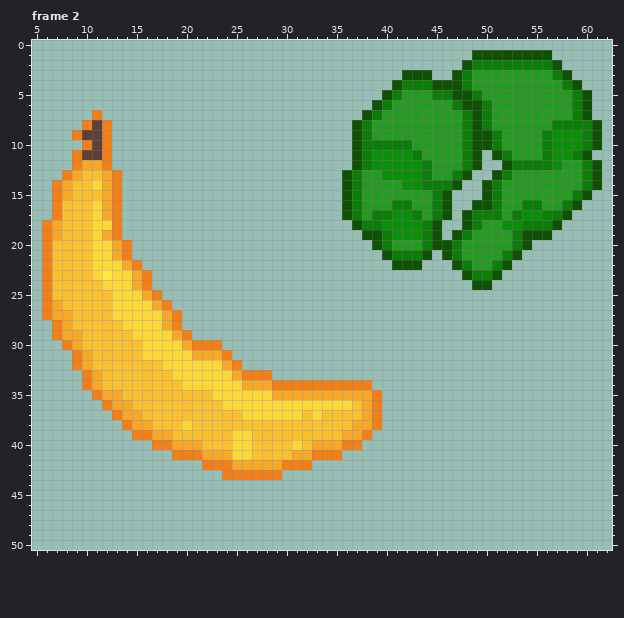
Pixel-art file, stored at Assets/Arts/Enemies/Boss/FruitKing/ATK1/RH/RHIdle.aseprite. That is the earlier state.
64x64 pixels, 6 frames. Shown: frame 2: x 5..62, y 0..50. The commit also changed other frames, which this record leaves out.
After:
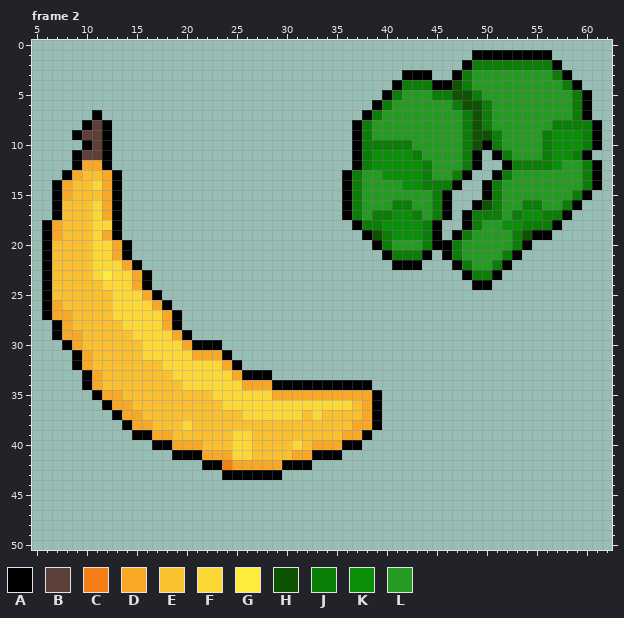
Palette (. is transparent): A #000000  B #5d4037  C #f57f17  D #f9a825  E #fbc02d  F #fdd835  G #ffeb3b  H #0d5302  J #0a7e07  K #0a8f08  L #259b24
Difference:
layer "Flattened" added
layer "Banana" removed
layer "Hand" removed
Changed rows in their new state; - is an unchanged pixel.
Frame 2, layer "Flattened":
first column x 6:
 1 -------------------------------------------AAAAAAAA-----
 2 ------------------------------------------A--------A----
 3 ------------------------------------AAA--A----------A---
 4 -----------------------------------A---AA------------A--
 5 ----------------------------------A-------------------A-
 6 ---------------------------------A--------------------A-
 7 -----A--------------------------A---------------------A-
 8 ----A-A------------------------A-----------------------A
 9 ---A--A------------------------A-----------------------A
10 ----A-A------------------------A------------A----------A
11 ---A--A------------------------A-----------A-A--------A-
12 ---A--A------------------------A-----------A--A--------A
13 --A----A----------------------A-----------A--A---------A
14 -A-----A----------------------A----------A--A----------A
15 -A-----A----------------------A---------A---A---------A-
16 -A-----A----------------------A---------A--A---------A--
17 -A-----A----------------------A---------A-A---------A---
18 A------A-----------------------A-------A--A--------A----
19 A------A------------------------A------A-A-------AA-----
20 A-------A------------------------A-----AA-------A-------
21 A-------A-------------------------A---A-A------A--------
22 A--------A-------------------------AAA---A----A---------
23 A---------A-------------------------------A--A----------
24 A---------A--------------------------------AA-----------
25 A----------A--------------------------------------------
26 A-----------A-------------------------------------------
27 A------------A------------------------------------------
28 -A-----------A------------------------------------------
29 -A------------A-----------------------------------------
30 --A------------AAA--------------------------------------
31 ---A--------------A-------------------------------------
32 ---A---------------A------------------------------------
33 ----A---------------AAA---------------------------------
34 ----A------------------AAAAAAAAAA-----------------------
35 -----A---------------------------A----------------------
36 ------A--------------------------A----------------------
37 -------A-------------------------A----------------------
38 --------A------------------------A----------------------
39 ---------AA---------------------A-----------------------
40 -----------AA-----------------AA------------------------
41 -------------AAA-----------AAA--------------------------
42 ----------------AA------AAA-----------------------------
43 ------------------AAAAAA--------------------------------
Where, in picture pixels (left, top, right, bottom), the same in both pictures:
changed: (42, 50, 602, 480)
